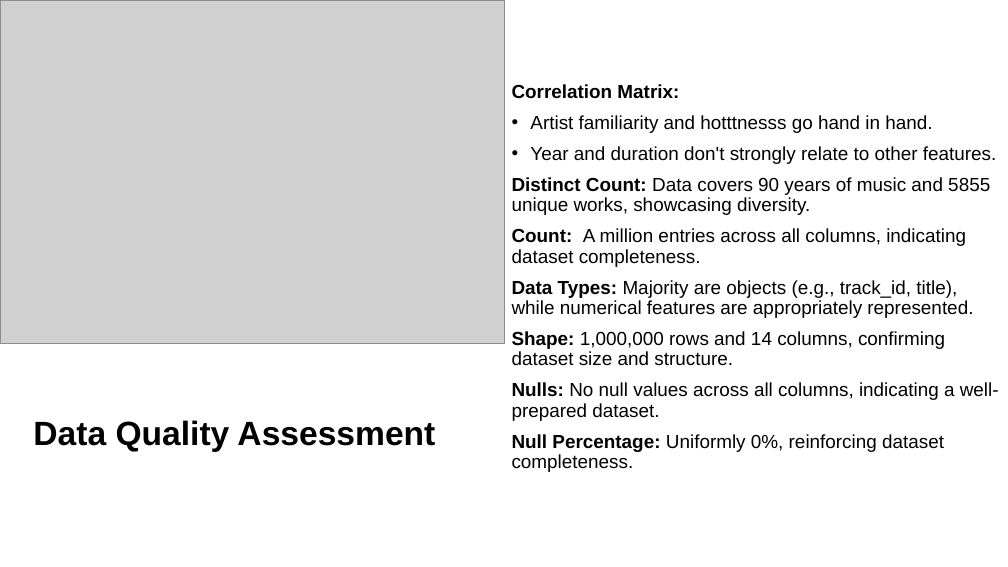
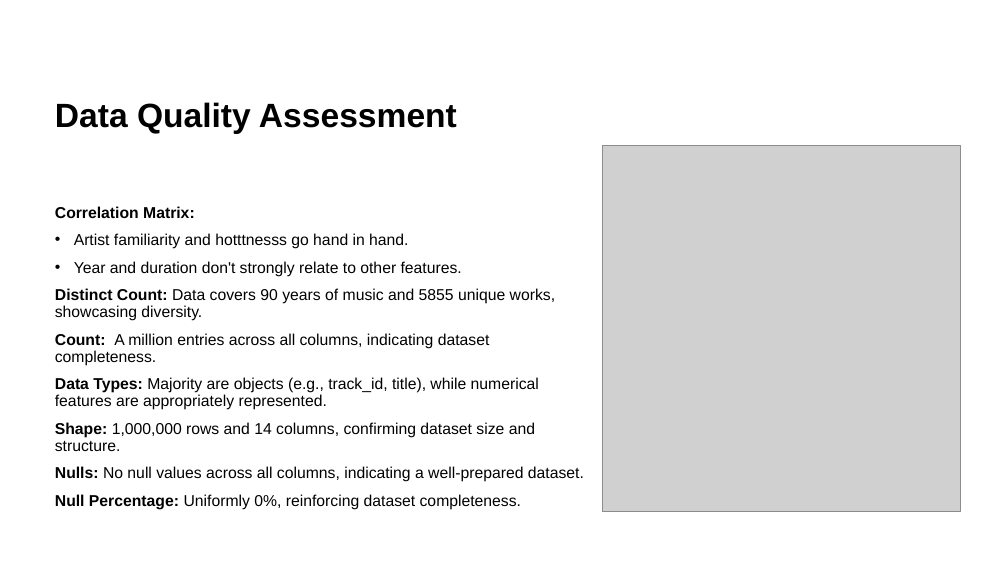
Before and after one commit to majb90/MIS548-Group-6, a slide deck: slide 4 of Project Presentation.pptx. Drawn at 1008x567 pixels with LibreOffice and Linux fonts; fonts in the diff are those of the drawing; grey boxes stand for pictures. Boxes give left, top, right and bottom in pixels: in the first picture for what was removed or moved away, otherwise in the second. Text is boxed around its words. In the diff, an @@ line names an element or a change of style, - is before the commit and + after.

```diff
--- a/Project Presentation.pptx
+++ b/Project Presentation.pptx
@@ title "Data Quality Assessment": place and size @@
-title "Data Quality Assessment" at [33, 420, 435, 452]
+title "Data Quality Assessment" at [55, 102, 457, 134]
@@ title "Data Quality Assessment" at [55, 102, 457, 134]: vertical alignment middle to bottom @@
@@ picture: place and size @@
-picture at [0, 0, 504, 343]
+picture at [603, 145, 961, 512]
@@ text "Correlation Matrix:": place and size @@
-text "Correlation Matrix:" at [512, 84, 999, 472]
+text "Correlation Matrix:" at [55, 206, 584, 510]
@@ text "Correlation Matrix:" at [55, 206, 584, 510]: size 18 to 15 pt; vertical alignment middle to top @@
```
Also in this commit, not shown: 4 other slides changed, 17 slides added, 1 slide removed.
